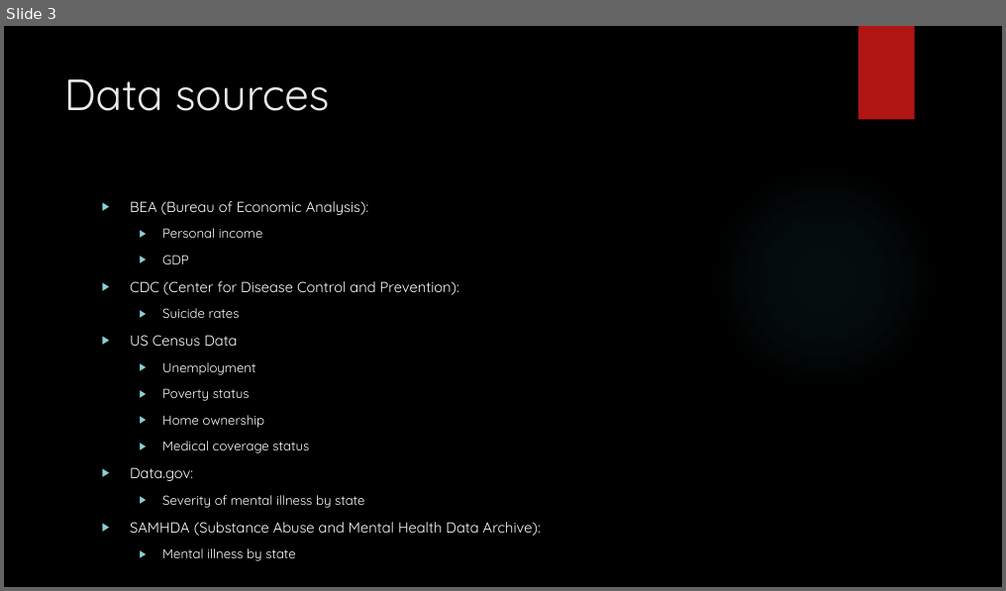
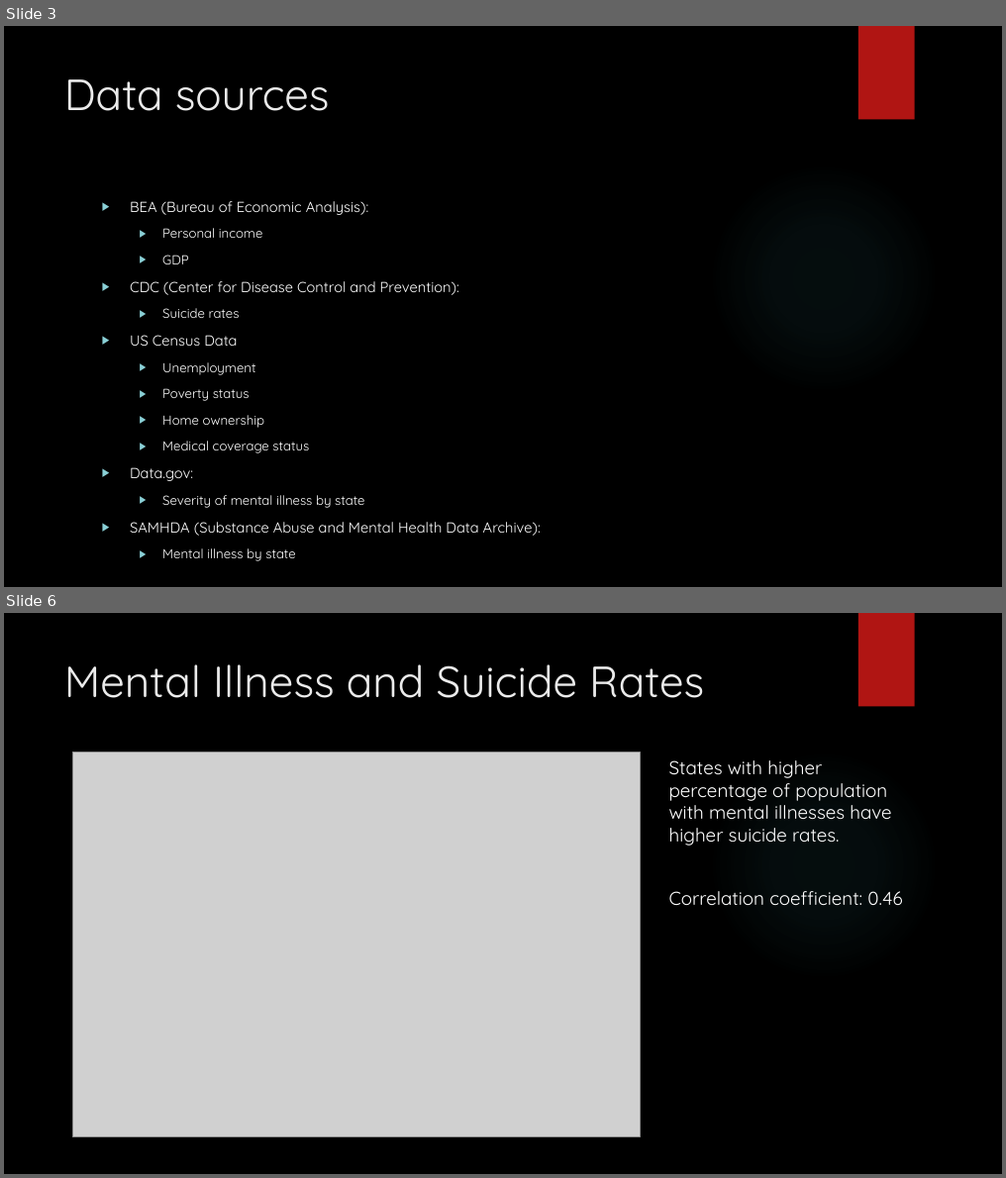
Before and after one commit to brian-e-haley/Mental_health_US, a slide deck: Output/MentalHealth_in_the_US.pptx. Shown one above the other, each under a label of ours: slide 3 before the commit, slides 3 and 6 after it; the slides between them are not shown. The pictures are 1006x591 and 1006x1178 pixels, drawn with LibreOffice and Linux fonts; fonts in the diff are those of the drawing; grey boxes stand for pictures; background and template pictures are left out. Boxes give left, top, right and bottom in pixels: in the first picture for what was removed or moved away, otherwise in the second. Text is boxed around its words. In the diff, an @@ line names an element or a change of style, - is before the commit and + after.

```diff
--- a/Output/MentalHealth_in_the_US.pptx
+++ b/Output/MentalHealth_in_the_US.pptx
@@ slide 6 added at (4,613,1002,1174), background picture (left out); not listed: 2 template elements that a slide beside it also shows @@
@@ title added at (64,664,704,698), 42 pt, text #EBEBEB @@
+Mental Illness and Suicide Rates
@@ picture added at (73,753,640,1137) @@
@@ text added at (669,761,891,846), 18 pt, text #FFFFFF @@
+States with higher percentage of population with mental illnesses have higher suicide rates.
@@ text added at (669,891,902,906), 18 pt, text #FFFFFF @@
+Correlation coefficient: 0.46
```
Also in this commit, not shown: 4 other slides added.
